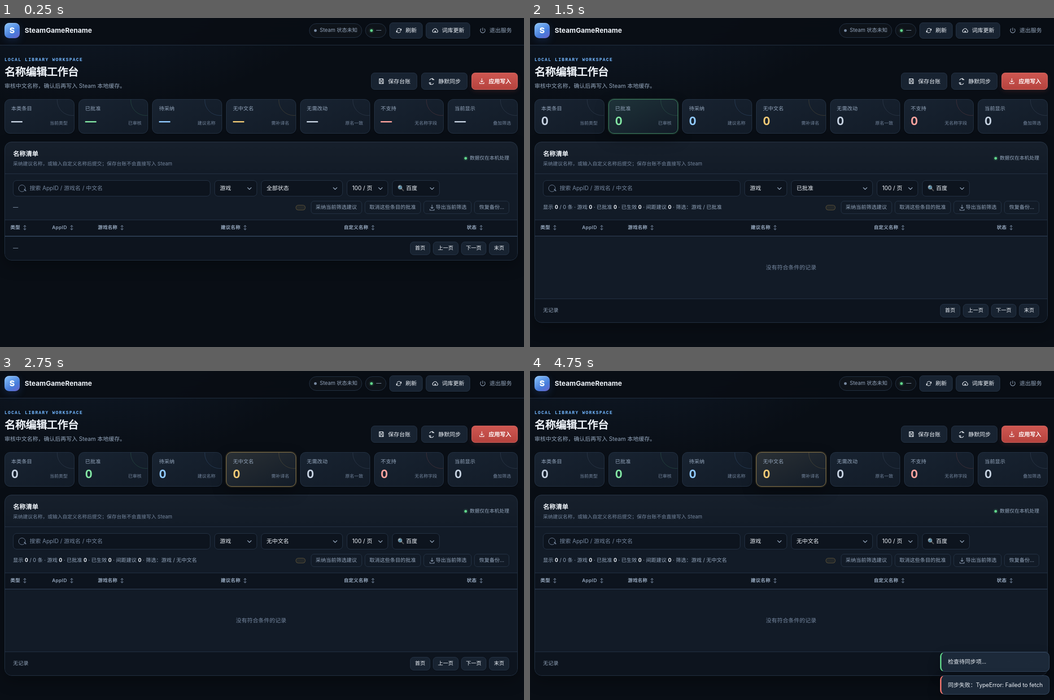
Above: before the commit, frames 1-4 (two rows, left to right).
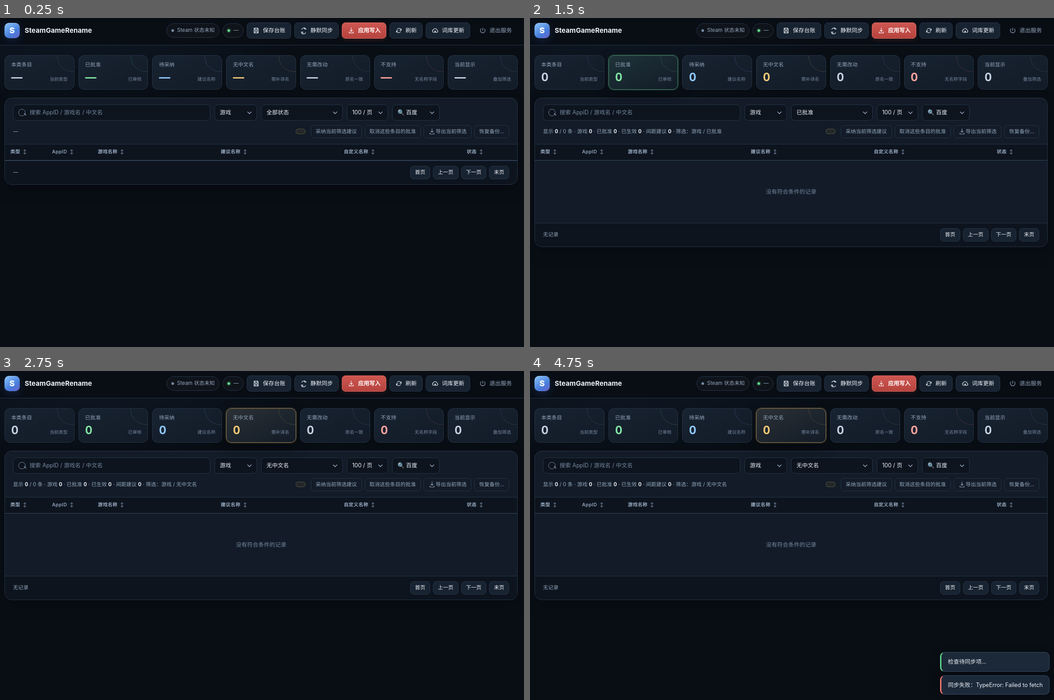
Above: after the commit, the same moments.

Repository: yguangjie365/SteamGameRename
Game: browser game, page src/web/index.html
The game is run twice, just before and just after one commit, with the same random seed, the same clock (stepped at 60 frames per second) and the same inputs.
Inputs:
- Up to frame 1 (0.25 s): no input
- Up to frame 2 (1.5 s): tap Ctrl at 1.1 s; click "已批准 — 已审核" at 1.27 s
- Up to frame 3 (2.75 s): tap Ctrl at 1.6, 2.1, 2.6 s; click "无需改动 0 原名一致" at 1.87 s; click "保存台账" at 2.02 s; click "无中文名 0 需补译名" at 2.47 s
- Up to frame 4 (4.75 s): click "上一页" at 3.07 s; tap Ctrl every 0.5 s from 3.1 to 4.6 s; click "刷新" at 3.67 s; click "下一页" at 4.27 s; click "静默同步" at 4.52 s

The runs differ from the first frame. In frame 1, 9.4% of the frame differs, in the area x 0-99%, y 1-74%; in frame 2, 10%; in frame 3, 11%, in the area x 0-99%, y 1-93%; in frame 4, 10%.
Error in both runs: TypeError: Failed to fetch

Commit message:
移除失效的原名表自动更新流水线
ISteamApps/GetAppList 已被 Valve 下线（v2/v0002/v1 全 404），
该 workflow 只有 workflow_dispatch 且手动触发必然失败。

- 删除 .github/workflows/update-db.yml 与 scripts/update_original_names.py
- MANIFEST.in 不再打包 config 运行时数据
- 文档/前端/测试同步清理，新增分发排除与界面回归断言

Diff:
--- a/src/web/index.html
+++ b/src/web/index.html
@@ -76,13 +76,7 @@
 .btn.ghost:hover{color:var(--text);border-color:var(--line);background:var(--panel2);transform:none}
 .btn.icon-only{width:34px;padding:0}
 
-.wrap{max-width:1560px;margin:0 auto;padding:26px 28px 36px}
-.workspace-head{display:flex;align-items:flex-end;justify-content:space-between;gap:var(--sp-6);margin-bottom:20px}
-.eyebrow{color:var(--accent);font:650 10px/1.4 var(--font-mono);letter-spacing:1.6px;text-transform:uppercase;margin-bottom:5px}
-.workspace-head h1{margin:0;font-size:24px;line-height:1.25;font-weight:680;letter-spacing:-.5px}
-.workspace-head p{margin:6px 0 0;color:var(--muted);font-size:12.5px}
-.primary-actions{display:flex;align-items:center;gap:9px;padding-bottom:1px}
-.primary-actions .btn{min-height:38px;padding:8px 14px}
+.wrap{max-width:1560px;margin:0 auto;padding:22px 28px 36px}
 
 .stats{display:grid;grid-template-columns:repeat(7,minmax(0,1fr));gap:9px;margin-bottom:18px}
 .card{position:relative;overflow:hidden;display:grid;grid-template-columns:1fr auto;grid-template-rows:auto auto;
@@ -108,12 +102,6 @@
 
 .library-panel{background:var(--panel);border:1px solid var(--line);border-radius:var(--r-lg);
   box-shadow:var(--shadow-md),inset 0 1px 0 rgba(255,255,255,.025);overflow:hidden}
-.library-heading{display:flex;align-items:center;justify-content:space-between;gap:var(--sp-4);
-  padding:15px 18px 13px;border-bottom:1px solid var(--line);background:linear-gradient(180deg,rgba(255,255,255,.018),transparent)}
-.library-heading h2{margin:0;font-size:14px;font-weight:650;letter-spacing:.1px}
-.library-heading p{margin:3px 0 0;color:var(--faint);font-size:11px}
-.local-badge{display:inline-flex;align-items:center;gap:6px;color:var(--muted);font-size:11px;white-space:nowrap}
-.local-badge:before{content:"";width:6px;height:6px;border-radius:50%;background:var(--green);box-shadow:0 0 0 3px rgba(97,214,139,.1)}
 .filters{display:flex;flex-wrap:wrap;gap:9px;align-items:center;padding:14px 18px 10px}
 .search{position:relative;flex:1 1 300px;min-width:240px;max-width:440px}
 .search input{width:100%;height:36px;padding:8px 12px 8px 36px;border-radius:var(--r-sm);border:1px solid var(--line);
@@ -261,21 +249,16 @@
 .halt-card p{margin:0;color:var(--muted);line-height:1.75;font-size:13px}
 
 @media (max-width:1080px){
-  .topbar-inner{padding:0 20px}
+  .topbar-inner{padding:10px 20px;flex-wrap:wrap;gap:9px}
+  .topbar-tools{flex-wrap:wrap;justify-content:flex-end}
   .wrap{padding:22px 20px 30px}
   .stats{grid-template-columns:repeat(4,minmax(0,1fr))}
-  .workspace-head h1{font-size:22px}
-  .library-heading{padding-left:15px;padding-right:15px}
   .filters,.actions{padding-left:15px;padding-right:15px}
   .pager{padding-left:15px;padding-right:15px}
 }
 @media (max-width:860px){
-  .topbar-inner{flex-wrap:wrap;gap:9px;padding-top:10px;padding-bottom:10px}
-  .topbar-tools{margin-left:auto}
+  .topbar-tools{width:100%;margin-left:0}
   .connection-status{order:3}
-  .workspace-head{align-items:flex-start;flex-direction:column;gap:16px}
-  .primary-actions{width:100%}
-  .primary-actions .btn{flex:1}
   .summary{flex:1 1 100%;margin-right:0}
   .chips{width:100%}
 }
@@ -291,7 +274,6 @@
   .topbar-tools .icon{width:15px;height:15px;flex-basis:15px}
   .badge-live{font-size:10.5px;padding:5px 8px}
   .library-panel{overflow:visible}
-  .library-heading{border-radius:16px 16px 0 0}
   .filters{gap:8px}
   .search{flex:1 1 100%;min-width:0;max-width:none}
   .filters select{flex:1 1 calc(50% - 8px)}
@@ -314,19 +296,12 @@
   .topbar-tools{width:100%;margin-left:0;justify-content:space-between}
   .connection-status{margin-right:auto}
   .ver{font-size:9px}
-  .workspace-head h1{font-size:20px}
-  .workspace-head p{font-size:11.5px}
-  .primary-actions{gap:6px}
-  .primary-actions .btn{padding:7px 9px;font-size:11.5px}
-  .primary-actions .icon{display:none}
   .stats{gap:7px;margin-bottom:14px}
   .card{padding:10px 11px}
   .card .hint{display:none}
   .filters,.actions{padding-left:12px;padding-right:12px}
   .chips{display:grid;grid-template-columns:1fr 1fr}
   .chip{justify-content:center;padding:5px 7px;font-size:11px}
-  .library-heading{padding-left:12px;padding-right:12px}
-  .local-badge{font-size:10px}
   .modal{padding:22px}
 }
 @media (prefers-reduced-motion:reduce){
@@ -350,6 +325,9 @@
     <div class="topbar-tools">
       <span id="steamBadge" class="badge-live connection-status"><span class="dot off"></span>Steam 状态未知</span>
       <span id="taskPing" class="badge-live" hidden title="后台任务进度"><span class="dot on"></span><span id="taskMsg">—</span></span>
+      <button class="btn" id="saveBtn" onclick="save()" title="把当前采纳与自定义名称保存到本地台账"><svg class="icon"><use href="#i-save"/></svg><span class="btn-label">保存台账</span></button>
+      <button class="btn" id="syncBtn" onclick="doSync()" title="只补回 Steam 更新后丢失的已批准名称"><svg class="icon"><use href="#i-sync"/></svg><span class="btn-label">静默同步</span></button>
+      <button class="btn danger" onclick="openApply()" title="确认后写入 Steam 本地缓存"><svg class="icon"><use href="#i-apply"/></svg><span class="btn-label">应用写入</span></button>
       <button class="btn" onclick="load()" title="重新载入台账与 Steam 分片"><svg class="icon"><use href="#i-refresh"/></svg><span class="btn-label">刷新</span></button>
       <button class="btn" id="taskBtn" onclick="openTasks()" title="联网更新社区词库或补全商店中文名"><svg class="icon"><use href="#i-cloud"/></svg><span class="btn-label">词库更新</span></button>
       <button class="btn ghost" id="quitBtn" onclick="quitServer()" title="停止本地服务并退出程序"><svg class="icon"><use href="#i-power"/></svg><span class="btn-label">退出服务</span></button>
@@ -358,19 +336,6 @@
 </div>
 
 <div class="wrap">
-  <section class="workspace-head">
-    <div>
-      <div class="eyebrow">Local library workspace</div>
-      <h1>名称编辑工作台</h1>
-      <p>审核中文名称，确认后再写入 Steam 本地缓存。</p>
-    </div>
-    <div class="primary-actions">
-      <button class="btn" id="saveBtn" onclick="save()"><svg class="icon"><use href="#i-save"/></svg><span class="btn-label">保存台账</span></button>
-      <button class="btn" id="syncBtn" onclick="doSync()" title="只补回 Steam 更新后丢失的已批准名称"><svg class="icon"><use href="#i-sync"/></svg><span>静默同步</span></button>
-      <button class="btn danger" onclick="openApply()"><svg class="icon"><use href="#i-apply"/></svg><span>应用写入</span></button>
-    </div>
-  </section>
-
   <div class="stats">
     <button type="button" class="card m" onclick="filterStatus('')">
       <span class="k">本类条目</span><span class="v num" id="sTotal">—</span><span class="hint">当前类型</span>
@@ -399,10 +364,6 @@
   </div>
 
   <section class="library-panel">
-    <div class="library-heading">
-      <div><h2>名称清单</h2><p>采纳建议名称，或输入自定义名称后提交；保存台账不会直接写入 Steam</p></div>
-      <span class="local-badge">数据仅在本机处理</span>
-    </div>
     <div class="filters">
       <div class="search"><input id="q" placeholder="搜索 AppID / 游戏名 / 中文名" oninput="onSearch()"></div>
       <select id="typeFilter" onchange="render()" aria-label="类型筛选">
Not shown, changed: MANIFEST.in
Not shown, changed: docs/开发者说明.md
